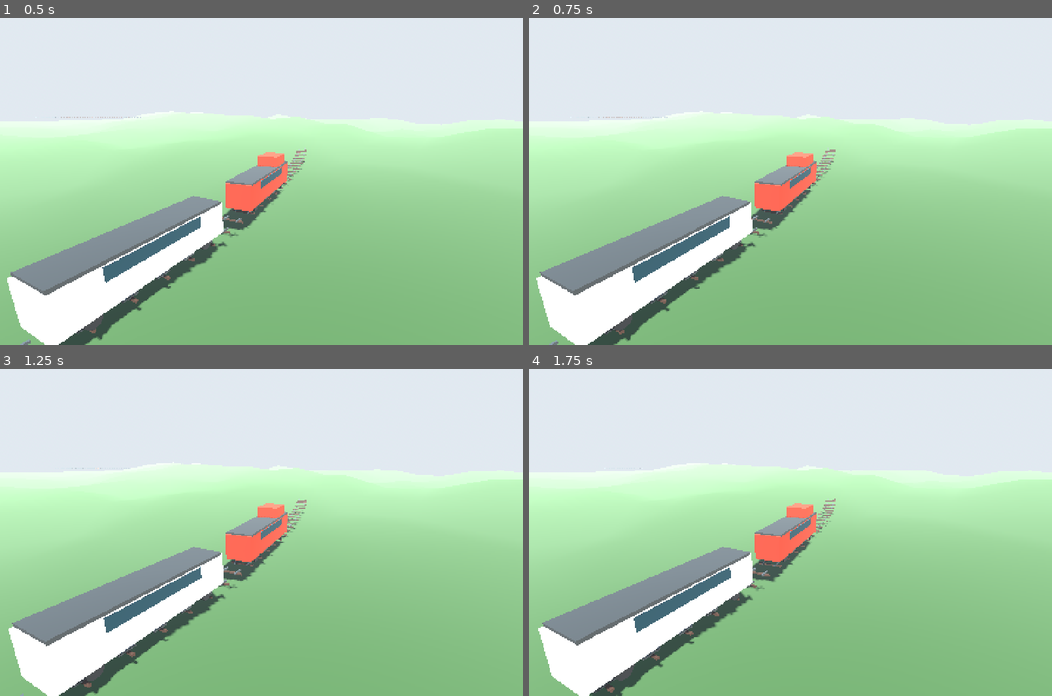
Above: before the commit, frames 1-4 (two rows, left to right).
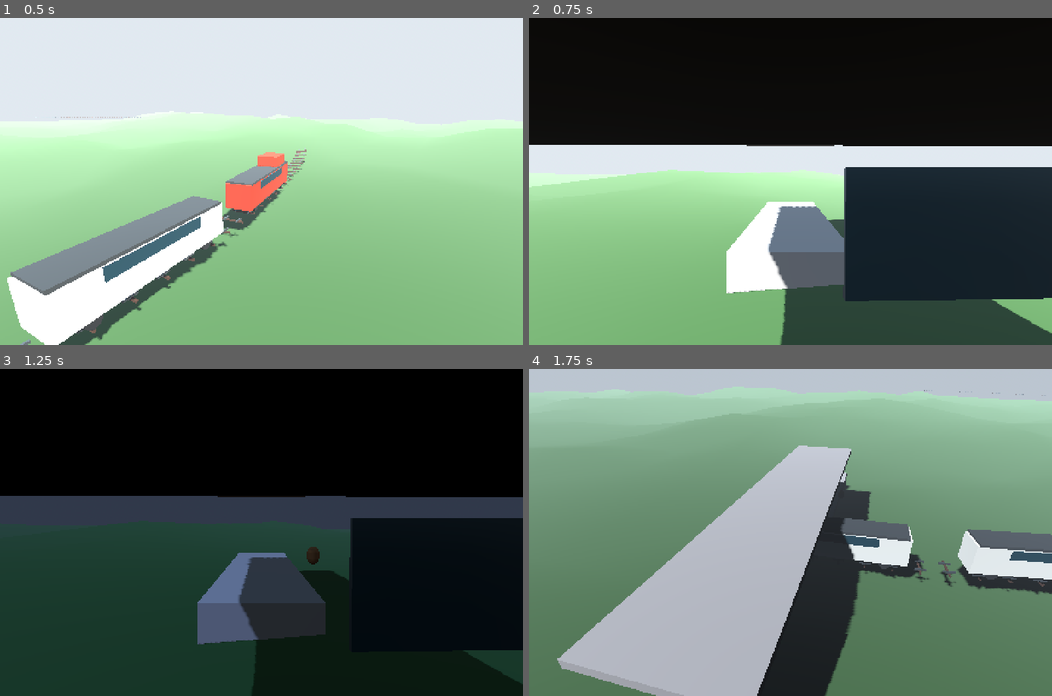
Above: after the commit, the same moments.

Repository: Kathir-Kalidass/railway-digital-twin
Game: Godot game, scene res://scenes/lts_minimal.tscn
Same seed, same stepped clock (60 frames per second), same inputs: the game is played once before the commit and once after it.
Inputs (mouse positions are in pixels of both pictures, inside the frame that each line leads up to):
- Up to frame 1 (0.5 s): no input
- Up to frame 2 (0.75 s): tap Enter at 0.5 s; move the mouse to (905, 165) at 0.52 s; hold Up (ui_up) from 0.53 s (still down); tap C at 0.6 s; click (905, 165) at 0.67 s
- Up to frame 3 (1.25 s): keep holding Up (ui_up); tap Space at 0.77, 1.07 s; tap N at 0.8 s
- Up to frame 4 (1.75 s): move the mouse to (685, 548) at 1.27 s; release Up (ui_up) at 1.28 s; hold Down (ui_down) from 1.28 s (still down); tap N at 1.35 s; tap Space at 1.52 s; tap C at 1.55 s

Frame 1 is identical in both runs. In frame 2, 87% of the frame differs, in the area x 0-100%, y 0-100%; in frame 3, 100%; in frame 4, 100%.

Commit message:
feat(godot): follow/cab/drone cameras and day-night controls

Diff:
--- a/godot/scenes/lts_minimal.tscn
+++ b/godot/scenes/lts_minimal.tscn
@@ -6,6 +6,7 @@
 [ext_resource type="Script" path="res://src/mqtt_bridge.gd" id="4"]
 [ext_resource type="Script" path="res://src/train_reconciler.gd" id="5"]
 [ext_resource type="PackedScene" path="res://scenes/world_wildlife.tscn" id="6"]
+[ext_resource type="Script" path="res://src/camera_director.gd" id="7"]
 
 [node name="World" type="Node3D"]
 script = ExtResource("1")
@@ -33,3 +34,8 @@
 zone = "zone1"
 
 [node name="WorldWildlife" parent="." instance=ExtResource("6")]
+
+[node name="CameraDirector" type="Node" parent="."]
+script = ExtResource("7")
+train_path = NodePath("../Train")
+follow_camera_path = NodePath("../FollowCamera")
--- a/godot/scenes/world_wildlife.tscn
+++ b/godot/scenes/world_wildlife.tscn
@@ -47,6 +47,8 @@
 
 [node name="Atmosphere" type="Node" parent="."]
 script = ExtResource("9")
+env_path = NodePath("../../WorldEnvironment")
+sun_path = NodePath("../../Sunlight")
 
 [node name="CameraDirector" type="Node" parent="."]
 script = ExtResource("10")
--- a/godot/src/atmosphere.gd
+++ b/godot/src/atmosphere.gd
@@ -2,10 +2,37 @@
 class_name Atmosphere
 
 @export var env_path: NodePath
-@export var time_of_day := 0.5
+@export var sun_path: NodePath
+@export_range(0.0, 1.0, 0.01) var time_of_day := 0.7
+
+
+func _ready() -> void:
+	apply()
+
+
+func toggle() -> void:
+	time_of_day = 0.15 if time_of_day >= 0.5 else 0.75
+	apply()
+
 
 func set_daynight(t: float) -> void:
-	time_of_day = clamp(t, 0.0, 1.0)
-	var env_node = get_node_or_null(env_path)
-	if env_node and env_node.environment:
-		env_node.environment.ambient_light_energy = lerp(0.2, 1.0, time_of_day)
+	time_of_day = clampf(t, 0.0, 1.0)
+	apply()
+
+
+func apply() -> void:
+	var world_environment := get_node_or_null(env_path) as WorldEnvironment
+	if world_environment == null:
+		world_environment = get_tree().root.find_child("WorldEnvironment", true, false) as WorldEnvironment
+	if world_environment and world_environment.environment:
+		var environment := world_environment.environment
+		environment.ambient_light_energy = lerpf(0.18, 0.9, time_of_day)
+		environment.fog_light_color = Color(0.05, 0.07, 0.12).lerp(Color(0.78, 0.83, 0.88), time_of_day)
+		environment.background_energy_multiplier = lerpf(0.15, 1.0, time_of_day)
+
+	var sun := get_node_or_null(sun_path) as DirectionalLight3D
+	if sun == null:
+		sun = get_tree().root.find_child("Sunlight", true, false) as DirectionalLight3D
+	if sun:
+		sun.light_energy = lerpf(0.08, 1.5, time_of_day)
+		sun.light_color = Color(0.55, 0.66, 0.95).lerp(Color(1.0, 0.96, 0.9), time_of_day)
--- a/godot/src/camera_director.gd
+++ b/godot/src/camera_director.gd
@@ -1,11 +1,89 @@
 extends Node
 class_name CameraDirector
 
-@export var cameras: Array[Camera3D] = []
+@export var train_path: NodePath
+@export var follow_camera_path: NodePath
+@export var drone_radius := 26.0
+@export var drone_height := 16.0
+
 var index := 0
 
-func next() -> void:
-	for c in cameras:
-		if c: c.current = false
-	index = (index + 1) % max(1, cameras.size())
-	if cameras[index]: cameras[index].current = true
+var _train: Node3D
+var _cameras: Array[Camera3D] = []
+var _cab: Camera3D
+var _drone: Camera3D
+var _drone_angle := 0.0
+
+
+func _ready() -> void:
+	call_deferred("_setup")
+
+
+func _setup() -> void:
+	_train = get_node_or_null(train_path)
+	var follow := get_node_or_null(follow_camera_path) as Camera3D
+	if follow:
+		_cameras.append(follow)
+
+	_cab = Camera3D.new()
+	_cab.name = "CabCamera"
+	_cab.fov = 74.0
+	_cab.near = 0.1
+	_cab.far = 1200.0
+	_cab.current = false
+	add_child(_cab)
+	_cameras.append(_cab)
+
+	_drone = Camera3D.new()
+	_drone.name = "DroneCamera"
+	_drone.fov = 58.0
+	_drone.near = 0.5
+	_drone.far = 2000.0
+	_drone.current = false
+	add_child(_drone)
+	_cameras.append(_drone)
+
+
+func cycle() -> void:
+	if _cameras.is_empty():
+		return
+	index = (index + 1) % _cameras.size()
+	for i in _cameras.size():
+		_cameras[i].current = i == index
+
+
+func current_camera() -> Camera3D:
+	if _cameras.is_empty():
+		return null
+	return _cameras[index]
+
+
+func mode_name() -> String:
+	if _cameras.is_empty():
+		return "none"
+	match index:
+		0:
+			return "follow"
+		1:
+			return "cab"
+		2:
+			return "drone"
+		_:
+			return "camera-%d" % index
+
+
+func _process(delta: float) -> void:
+	if not is_instance_valid(_train):
+		return
+	var forward := -_train.global_basis.z
+	var up := _train.global_basis.y
+	_drone_angle += delta * 0.15
+
+	if _cab and _cab.current:
+		_cab.global_position = _train.global_position + up * 3.1
+		_cab.look_at(_train.global_position + forward * 30.0 + up * 2.2, up)
+
+	if _drone and _drone.current:
+		var offset := Vector3(sin(_drone_angle), 0.0, cos(_drone_angle)) * drone_radius
+		_drone.global_position = _train.global_position + offset + Vector3.UP * drone_height
+		_drone.look_at(_train.global_position + up * 2.0, Vector3.UP)
--- a/godot/src/lts_world.gd
+++ b/godot/src/lts_world.gd
@@ -32,6 +32,14 @@
 		var wildlife_behaviour := get_node_or_null("WorldWildlife/WildlifeBehaviour") as WildlifeBehaviour
 		if wildlife_behaviour:
 			wildlife_behaviour.trigger_crossing("deer")
+	elif event is InputEventKey and event.pressed and not event.echo and event.keycode == KEY_C:
+		var director := get_node_or_null("CameraDirector") as CameraDirector
+		if director:
+			director.cycle()
+	elif event is InputEventKey and event.pressed and not event.echo and event.keycode == KEY_N:
+		var atmosphere := get_node_or_null("WorldWildlife/Atmosphere") as Atmosphere
+		if atmosphere:
+			atmosphere.toggle()
 
 
 func _update_camera(weight: float) -> void:
--- /dev/null
+++ b/godot/tests/test_camera_director.gd
@@ -0,0 +1,56 @@
+extends SceneTree
+
+
+func _initialize() -> void:
+	call_deferred("_run")
+
+
+func _run() -> void:
+	var a := Assert.new()
+	var scene: Node3D = load("res://scenes/lts_minimal.tscn").instantiate()
+	scene.get_node("MQTTBridge").connect_on_ready = false
+	root.add_child(scene)
+	await process_frame
+	await process_frame
+
+	var train := scene.get_node("Train") as Node3D
+	var director := scene.get_node("CameraDirector") as CameraDirector
+	var follow := scene.get_node("FollowCamera") as Camera3D
+	a.ok(director != null, "camera director is part of the scene")
+	a.ok(follow.current, "follow camera starts active")
+	a.eq(director.mode_name(), "follow", "starts in follow mode")
+
+	director.cycle()
+	await process_frame
+	var cab := director.current_camera()
+	a.eq(director.mode_name(), "cab", "cycles to the cab camera")
+	a.ok(cab.current, "cab camera becomes active")
+	a.ok(cab.global_position.distance_to(train.global_position) < 8.0,
+		"cab camera rides with the train")
+
+	director.cycle()
+	await process_frame
+	await process_frame
+	var drone := director.current_camera()
+	a.eq(director.mode_name(), "drone", "cycles to the drone camera")
+	a.ok(drone.current, "drone camera becomes active")
+	a.ok(drone.global_position.distance_to(train.global_position) > 10.0,
+		"drone camera orbits away from the train")
+
+	director.cycle()
+	a.eq(director.mode_name(), "follow", "cycles back to follow")
+
+	var atmosphere := scene.get_node("WorldWildlife/Atmosphere") as Atmosphere
+	var world_environment := scene.get_node("WorldEnvironment") as WorldEnvironment
+	var environment: Environment = world_environment.environment
+	var day_energy: float = environment.ambient_light_energy
+	atmosphere.toggle()
+	a.ok(not is_equal_approx(environment.ambient_light_energy, day_energy),
+		"day/night toggle changes ambient light")
+	a.eq(atmosphere.time_of_day, 0.15, "toggles to night")
+	atmosphere.toggle()
+	a.eq(atmosphere.time_of_day, 0.75, "toggles back to day")
+
+	scene.queue_free()
+	await process_frame
+	quit(a.report("test_camera_director"))
Not shown: 1 places in godot/scenes/lts_minimal.tscn that only renumber resources
Not shown, changed: docs/demo-windows.md
Not shown, changed: docs/porting/acceptance.md
Not shown, changed: docs/porting/lts-port.md
Not shown, changed: docs/wokwi-connectivity.md
